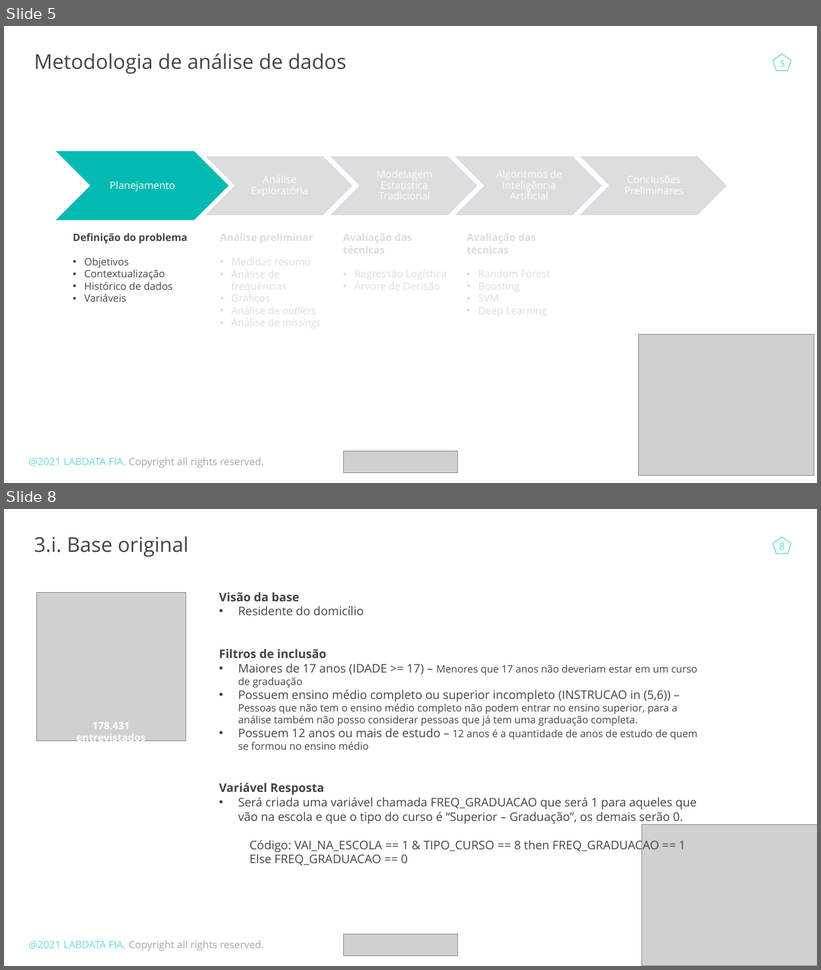
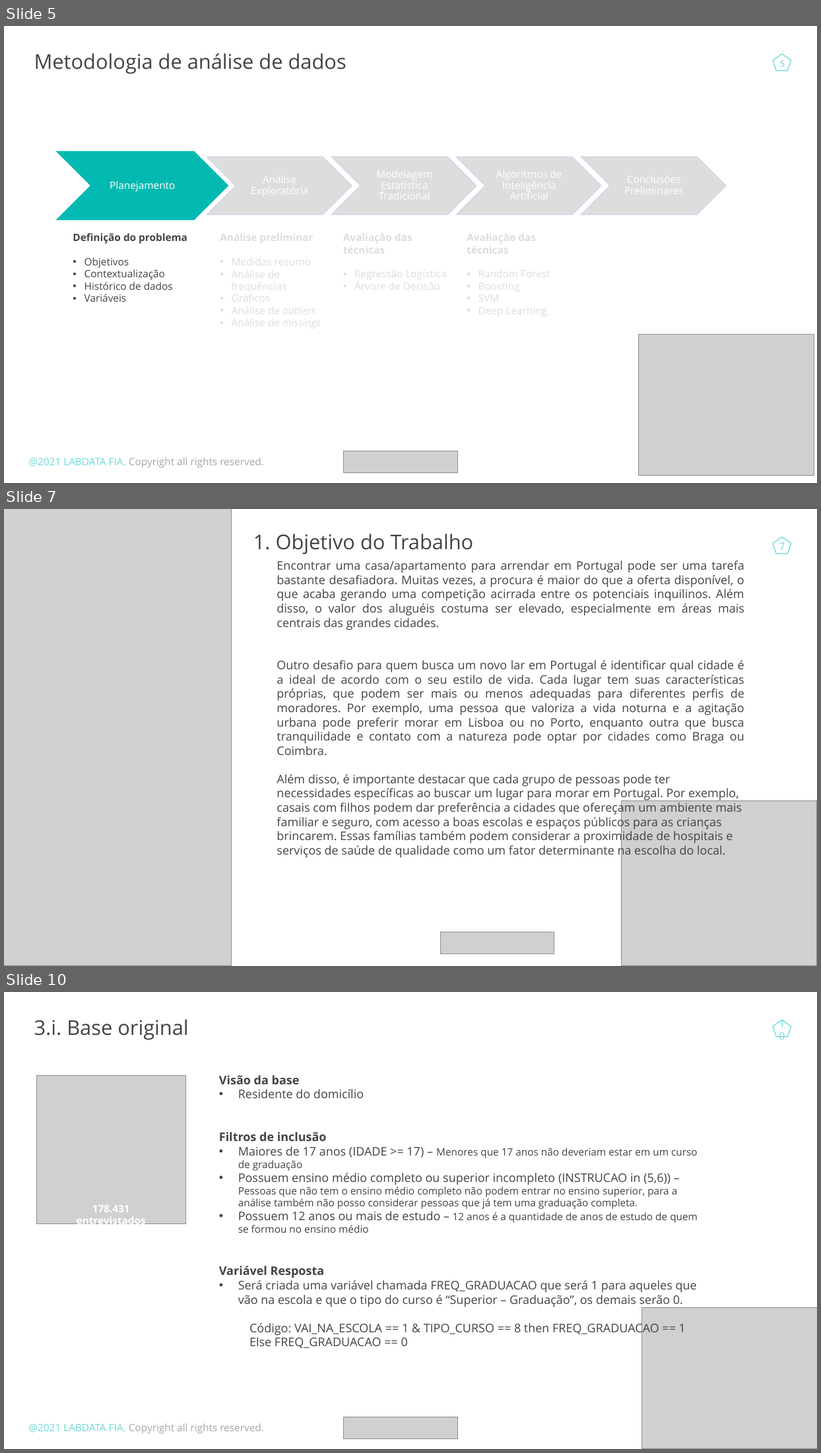
Before and after one commit to johnosd/MPAlugueisLisboa, a slide deck: Docs/TCC John Costa.pptx. Shown one above the other, each under a label of ours: slides 5 and 8 before the commit, slides 5, 7 and 10 after it; the slides between them are not shown. The pictures are 821x970 and 821x1453 pixels, drawn with LibreOffice and Linux fonts; fonts in the diff are those of the drawing; grey boxes stand for pictures. Boxes give left, top, right and bottom in pixels: in the first picture for what was removed or moved away, otherwise in the second. Text is boxed around its words. In the diff, an @@ line names an element or a change of style, - is before the commit and + after.

```diff
--- a/Docs/TCC John Costa.pptx
+++ b/Docs/TCC John Costa.pptx
@@ slide 7 added at (x1=4, y1=509, x2=817, y2=966), background #FFFFFF @@
@@ picture added at (x1=4, y1=509, x2=232, y2=966) @@
@@ text added at (x1=253, y1=533, x2=474, y2=555), 24 pt, text #434343 @@
+1. Objetivo do Trabalho
@@ pentagon added at (x1=773, y1=537, x2=791, y2=554), outline #6ADBD9 1 pt @@
@@ page number added at (x1=780, y1=543, x2=785, y2=550), 12 pt, text #6ADBD9 @@
+7
@@ text added at (x1=277, y1=560, x2=745, y2=858), 14 pt, text #434343 @@
+Encontrar uma casa/apartamento para arrendar em Portugal pode ser uma tarefa bastante desafiadora. Muitas vezes, a procura é maior do que a oferta disponível, o que acaba gerando uma competição acirrada entre os potenciais inquilinos. Além disso, o valor dos aluguéis costuma ser elevado, especialmente em áreas mais centrais das grandes cidades.
+Outro desafio para quem busca um novo lar em Portugal é identificar qual cidade é a ideal de acordo com o seu estilo de vida. Cada lugar tem suas características próprias, que podem ser mais ou menos adequadas para diferentes perfis de moradores. Por exemplo, uma pessoa que valoriza a vida noturna e a agitação urbana pode preferir morar em Lisboa ou no Porto, enquanto outra que busca tranquilidade e contato com a natureza pode optar por cidades como Braga ou Coimbra.
+Além disso, é importante destacar que cada grupo de pessoas pode ter necessidades específicas ao buscar um lugar para morar em Portugal. Por exemplo, casais com filhos podem dar preferência a cidades que ofereçam um ambiente mais familiar e seguro, com acesso a boas escolas e espaços públicos para as crianças brincarem. Essas famílias também podem considerar a proximidade de hospitais e serviços de saúde de qualidade como um fator determinante na escolha do local.
@@ picture added at (x1=622, y1=801, x2=817, y2=966) @@
@@ picture added at (x1=441, y1=932, x2=555, y2=955) @@
@@ what was slide 8 is now slide 10 @@
@@ page number at (x1=780, y1=1026, x2=785, y2=1033): text changed @@
-8
+10
```
Also in this commit, not shown: 11 slides changed, 1 other slide added.
